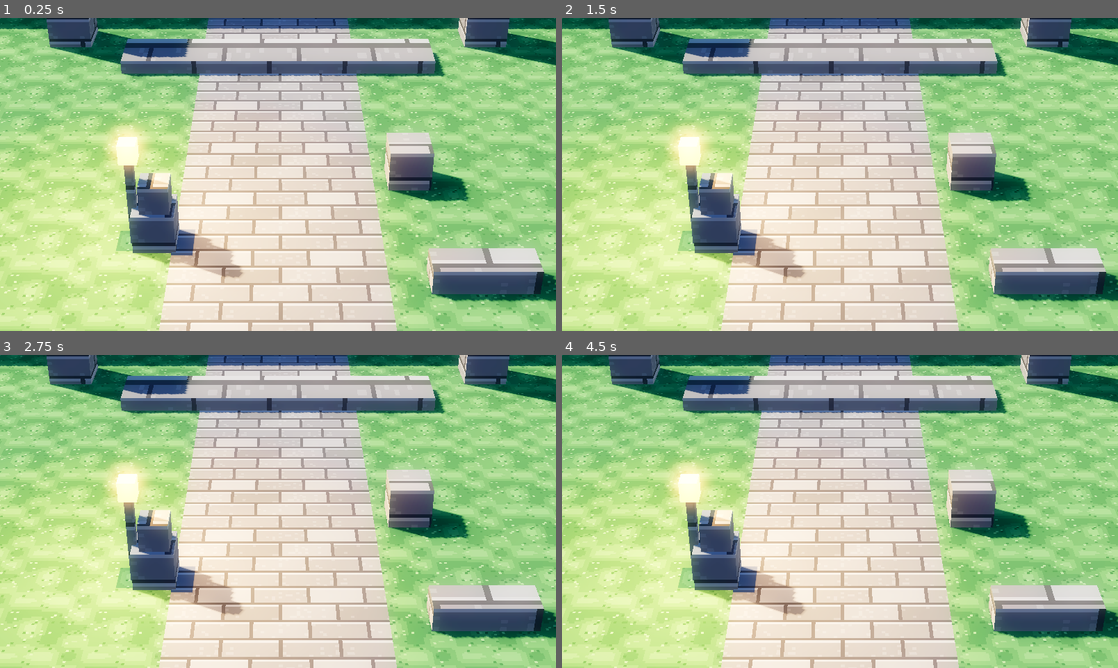
Above: before the commit, frames 1-4 (two rows, left to right).
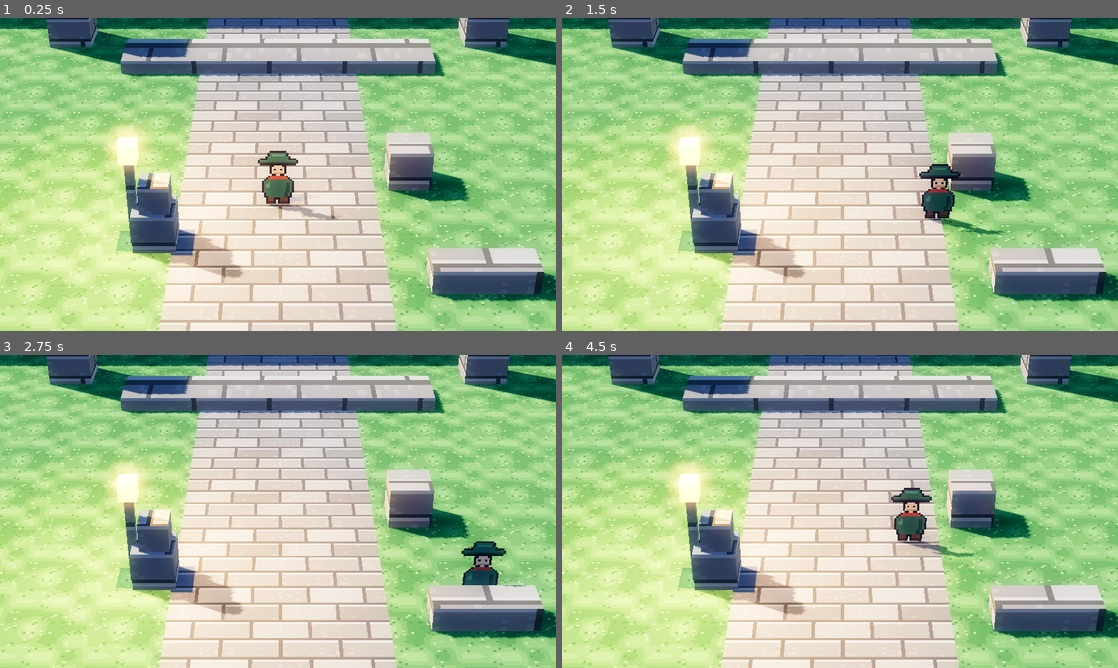
Above: after the commit, the same moments.

Repository: LeoGimre/hd2d-antfarm
Game: Godot game, scene res://scenes/diorama.tscn
Two runs of this game, one before a commit and one after it. Both use one fixed random seed, a clock stepped at 60 frames per second and the inputs below.
Inputs:
- Up to frame 1 (0.25 s): no input
- Up to frame 2 (1.5 s): tap Enter at 0.5 s; hold D (move_right) 0.53-1.28 s; hold S (move_down) from 1.28 s (still down)
- Up to frame 3 (2.75 s): release S (move_down) at 2.03 s; hold D (move_right) from 2.03 s (still down)
- Up to frame 4 (4.5 s): release D (move_right) at 2.78 s; hold W (move_up) 2.78-3.53 s; hold A (move_left) from 3.53 s (still down)

The runs differ from the first frame. In frame 1, 1.0% of the frame differs, in the area x 46-62%, y 42-65%; in frame 2, 1.1%; in frame 3, 0.7%; in frame 4, 1.4%, in the area x 59-76%, y 42-65%.

Commit message:
Rebuild diorama.tscn after asset import (fix null traveler texture)
build_diorama.gd ran once against the freshly-generated walk-cycle PNGs
before Godot had imported them, so load() returned null for every
SpriteFrames texture and the packed scene baked in "texture": null —
the traveler rendered as nothing. Importing assets first (as verify.sh
already does) and regenerating the scene fixes it; caught by actually
looking at the QC frames from the capture, which is exactly why that
step exists.

Co-Authored-By: Claude Opus 5 <noreply@anthropic.com>

Diff:
--- a/game/scenes/diorama.tscn
+++ b/game/scenes/diorama.tscn
@@ -1,22 +1,25 @@
 [gd_scene format=3]
 
-[ext_resource type="Texture2D" path="res://assets/textures/grass.png" id="1_2i8kc"]
-[ext_resource type="Texture2D" path="res://assets/textures/stone.png" id="2_8i2m1"]
-[ext_resource type="Script" path="res://scripts/player.gd" id="3_647yj"]
-
-[sub_resource type="ProceduralSkyMaterial" id="ProceduralSkyMaterial_icw5t"]
+[ext_resource type="Texture2D" path="res://assets/textures/grass.png" id="1_icw5t"]
+[ext_resource type="Texture2D" path="res://assets/textures/stone.png" id="2_xlwty"]
+[ext_resource type="Script" path="res://scripts/player.gd" id="3_xlp2f"]
+[ext_resource type="Texture2D" path="res://assets/sprites/traveler_idle.png" id="4_dvoc2"]
+[ext_resource type="Texture2D" path="res://assets/sprites/traveler_walk_a.png" id="5_l8ih0"]
+[ext_resource type="Texture2D" path="res://assets/sprites/traveler_walk_b.png" id="6_kh7na"]
+
+[sub_resource type="ProceduralSkyMaterial" id="ProceduralSkyMaterial_sr5io"]
 sky_top_color = Color(0.24, 0.36, 0.6, 1)
 sky_horizon_color = Color(0.7, 0.72, 0.78, 1)
 ground_bottom_color = Color(0.3, 0.31, 0.36, 1)
 ground_horizon_color = Color(0.62, 0.6, 0.6, 1)
 sun_angle_max = 24.0
 
-[sub_resource type="Sky" id="Sky_xlwty"]
-sky_material = SubResource("ProceduralSkyMaterial_icw5t")
-
-[sub_resource type="Environment" id="Environment_xlp2f"]
+[sub_resource type="Sky" id="Sky_6rgto"]
+sky_material = SubResource("ProceduralSkyMaterial_sr5io")
+
+[sub_resource type="Environment" id="Environment_v812j"]
 background_mode = 2
-sky = SubResource("Sky_xlwty")
+sky = SubResource("Sky_6rgto")
 ambient_light_source = 3
 ambient_light_energy = 1.3
 tonemap_mode = 3
@@ -40,153 +43,153 @@
 adjustment_contrast = 1.06
 adjustment_saturation = 1.18
 
-[sub_resource type="StandardMaterial3D" id="StandardMaterial3D_dvoc2"]
-albedo_texture = ExtResource("1_2i8kc")
+[sub_resource type="StandardMaterial3D" id="StandardMaterial3D_p6lhn"]
+albedo_texture = ExtResource("1_icw5t")
 metallic_specular = 0.05
 roughness = 0.95
 uv1_scale = Vector3(35, 35, 1)
 texture_filter = 2
 
-[sub_resource type="PlaneMesh" id="PlaneMesh_l8ih0"]
+[sub_resource type="PlaneMesh" id="PlaneMesh_yq5r4"]
 size = Vector2(70, 70)
 
-[sub_resource type="StandardMaterial3D" id="StandardMaterial3D_kh7na"]
-albedo_texture = ExtResource("2_8i2m1")
+[sub_resource type="StandardMaterial3D" id="StandardMaterial3D_0v1je"]
+albedo_texture = ExtResource("2_xlwty")
 metallic_specular = 0.05
 roughness = 0.95
 uv1_scale = Vector3(1.923077, 26.923079, 1)
 texture_filter = 2
 
-[sub_resource type="PlaneMesh" id="PlaneMesh_sr5io"]
+[sub_resource type="PlaneMesh" id="PlaneMesh_1fyqf"]
 size = Vector2(5, 70)
 
-[sub_resource type="StandardMaterial3D" id="StandardMaterial3D_6rgto"]
-albedo_texture = ExtResource("2_8i2m1")
+[sub_resource type="StandardMaterial3D" id="StandardMaterial3D_l8w3t"]
+albedo_texture = ExtResource("2_xlwty")
 metallic_specular = 0.05
 roughness = 0.95
 uv1_scale = Vector3(18.75, 1.5, 1)
 texture_filter = 2
 
-[sub_resource type="BoxMesh" id="BoxMesh_v812j"]
+[sub_resource type="BoxMesh" id="BoxMesh_47q54"]
 size = Vector3(30, 2.4, 1)
 
-[sub_resource type="StandardMaterial3D" id="StandardMaterial3D_p6lhn"]
-albedo_texture = ExtResource("2_8i2m1")
+[sub_resource type="StandardMaterial3D" id="StandardMaterial3D_nrs5m"]
+albedo_texture = ExtResource("2_xlwty")
 metallic_specular = 0.05
 roughness = 0.95
 uv1_scale = Vector3(0.875, 2.6249998, 1)
 texture_filter = 2
 
-[sub_resource type="BoxMesh" id="BoxMesh_yq5r4"]
+[sub_resource type="BoxMesh" id="BoxMesh_l16hk"]
 size = Vector3(1.4, 4.2, 1.4)
 
-[sub_resource type="StandardMaterial3D" id="StandardMaterial3D_0v1je"]
-albedo_texture = ExtResource("2_8i2m1")
+[sub_resource type="StandardMaterial3D" id="StandardMaterial3D_gh8ov"]
+albedo_texture = ExtResource("2_xlwty")
 metallic_specular = 0.05
 roughness = 0.95
 uv1_scale = Vector3(0.875, 2.6249998, 1)
 texture_filter = 2
 
-[sub_resource type="BoxMesh" id="BoxMesh_1fyqf"]
+[sub_resource type="BoxMesh" id="BoxMesh_75i1n"]
 size = Vector3(1.4, 4.2, 1.4)
 
-[sub_resource type="StandardMaterial3D" id="StandardMaterial3D_l8w3t"]
-albedo_texture = ExtResource("2_8i2m1")
+[sub_resource type="StandardMaterial3D" id="StandardMaterial3D_s4y1d"]
+albedo_texture = ExtResource("2_xlwty")
 metallic_specular = 0.05
 roughness = 0.95
 uv1_scale = Vector3(6.25, 0.275, 1)
 texture_filter = 2
 
-[sub_resource type="BoxMesh" id="BoxMesh_47q54"]
+[sub_resource type="BoxMesh" id="BoxMesh_q38q0"]
 size = Vector3(10, 0.44, 1.8)
 
-[sub_resource type="StandardMaterial3D" id="StandardMaterial3D_nrs5m"]
-albedo_texture = ExtResource("2_8i2m1")
+[sub_resource type="StandardMaterial3D" id="StandardMaterial3D_3j0n6"]
+albedo_texture = ExtResource("2_xlwty")
 metallic_specular = 0.05
 roughness = 0.95
 uv1_scale = Vector3(0.625, 0.625, 1)
 texture_filter = 2
 
-[sub_resource type="BoxMesh" id="BoxMesh_l16hk"]
-
-[sub_resource type="StandardMaterial3D" id="StandardMaterial3D_gh8ov"]
-albedo_texture = ExtResource("2_8i2m1")
+[sub_resource type="BoxMesh" id="BoxMesh_jv1w0"]
+
+[sub_resource type="StandardMaterial3D" id="StandardMaterial3D_1wmg1"]
+albedo_texture = ExtResource("2_xlwty")
 metallic_specular = 0.05
 roughness = 0.95
 uv1_scale = Vector3(0.4375, 0.4375, 1)
 texture_filter = 2
 
-[sub_resource type="BoxMesh" id="BoxMesh_75i1n"]
+[sub_resource type="BoxMesh" id="BoxMesh_t3tng"]
 size = Vector3(0.7, 0.7, 0.7)
 
-[sub_resource type="StandardMaterial3D" id="StandardMaterial3D_s4y1d"]
-albedo_texture = ExtResource("2_8i2m1")
+[sub_resource type="StandardMaterial3D" id="StandardMaterial3D_1o6vo"]
+albedo_texture = ExtResource("2_xlwty")
 metallic_specular = 0.05
 roughness = 0.95
 uv1_scale = Vector3(0.6875, 0.6875, 1)
 texture_filter = 2
 
-[sub_resource type="BoxMesh" id="BoxMesh_q38q0"]
+[sub_resource type="BoxMesh" id="BoxMesh_8acnu"]
 size = Vector3(1.1, 1.1, 1.1)
 
-[sub_resource type="StandardMaterial3D" id="StandardMaterial3D_3j0n6"]
-albedo_texture = ExtResource("2_8i2m1")
+[sub_resource type="StandardMaterial3D" id="StandardMaterial3D_u7c3e"]
+albedo_texture = ExtResource("2_xlwty")
 metallic_specular = 0.05
 roughness = 0.95
 uv1_scale = Vector3(1.5, 0.375, 1)
 texture_filter = 2
 
-[sub_resource type="BoxMesh" id="BoxMesh_jv1w0"]
+[sub_resource type="BoxMesh" id="BoxMesh_gx1pa"]
 size = Vector3(2.4, 0.6, 0.9)
 
-[sub_resource type="StandardMaterial3D" id="StandardMaterial3D_1wmg1"]
-albedo_texture = ExtResource("2_8i2m1")
+[sub_resource type="StandardMaterial3D" id="StandardMaterial3D_fmj8v"]
+albedo_texture = ExtResource("2_xlwty")
 metallic_specular = 0.05
 roughness = 0.95
 uv1_scale = Vector3(0.125, 1.4375, 1)
 texture_filter = 2
 
-[sub_resource type="BoxMesh" id="BoxMesh_t3tng"]
+[sub_resource type="BoxMesh" id="BoxMesh_jakqs"]
 size = Vector3(0.2, 2.3, 0.2)
 
-[sub_resource type="StandardMaterial3D" id="StandardMaterial3D_1o6vo"]
+[sub_resource type="StandardMaterial3D" id="StandardMaterial3D_v7r0w"]
 albedo_color = Color(1, 0.74, 0.38, 1)
 emission_enabled = true
 emission = Color(1, 0.6, 0.22, 1)
 emission_energy_multiplier = 1.8
 
-[sub_resource type="BoxMesh" id="BoxMesh_8acnu"]
+[sub_resource type="BoxMesh" id="BoxMesh_ey4f6"]
 size = Vector3(0.42, 0.5, 0.42)
 
-[sub_resource type="StandardMaterial3D" id="StandardMaterial3D_u7c3e"]
-albedo_texture = ExtResource("2_8i2m1")
+[sub_resource type="StandardMaterial3D" id="StandardMaterial3D_2mcha"]
+albedo_texture = ExtResource("2_xlwty")
 metallic_specular = 0.05
 roughness = 0.95
 uv1_scale = Vector3(1, 2.875, 1)
 texture_filter = 2
 
-[sub_resource type="BoxMesh" id="BoxMesh_gx1pa"]
+[sub_resource type="BoxMesh" id="BoxMesh_vbcw4"]
 size = Vector3(1.6, 4.6, 1.6)
 
-[sub_resource type="StandardMaterial3D" id="StandardMaterial3D_fmj8v"]
-albedo_texture = ExtResource("2_8i2m1")
+[sub_resource type="StandardMaterial3D" id="StandardMaterial3D_v64kc"]
+albedo_texture = ExtResource("2_xlwty")
 metallic_specular = 0.05
 roughness = 0.95
 uv1_scale = Vector3(1, 2.875, 1)
 texture_filter = 2
 
-[sub_resource type="BoxMesh" id="BoxMesh_jakqs"]
+[sub_resource type="BoxMesh" id="BoxMesh_wswd4"]
 size = Vector3(1.6, 4.6, 1.6)
 
-[sub_resource type="CapsuleShape3D" id="CapsuleShape3D_v7r0w"]
+[sub_resource type="CapsuleShape3D" id="CapsuleShape3D_w5tug"]
 radius = 0.35
 height = 1.6
 
-[sub_resource type="SpriteFrames" id="SpriteFrames_ey4f6"]
+[sub_resource type="SpriteFrames" id="SpriteFrames_sw4yy"]
 animations = [{
 "frames": [{
 "duration": 1.0,
-"texture": null
+"texture": ExtResource("4_dvoc2")
 }],
 "loop": 1,
 "name": &"idle",
@@ -194,23 +197,23 @@
 }, {
 "frames": [{
 "duration": 1.0,
-"texture": null
+"texture": ExtResource("5_l8ih0")
 }, {
 "duration": 1.0,
-"texture": null
+"texture": ExtResource("4_dvoc2")
 }, {
 "duration": 1.0,
-"texture": null
+"texture": ExtResource("6_kh7na")
 }, {
 "duration": 1.0,
-"texture": null
+"texture": ExtResource("4_dvoc2")
 }],
 "loop": 1,
 "name": &"walk",
 "speed": 6.0
 }]
 
-[sub_resource type="CameraAttributesPractical" id="CameraAttributesPractical_2mcha"]
+[sub_resource type="CameraAttributesPractical" id="CameraAttributesPractical_l40u0"]
 dof_blur_far_enabled = true
 dof_blur_far_distance = 27.0
 dof_blur_far_transition = 9.0
@@ -219,12 +222,12 @@
 dof_blur_near_transition = 7.0
 dof_blur_amount = 0.2
 
-[node name="Diorama" type="Node3D" unique_id=775427186]
-
-[node name="WorldEnvironment" type="WorldEnvironment" parent="." unique_id=726572168]
-environment = SubResource("Environment_xlp2f")
-
-[node name="Sun" type="DirectionalLight3D" parent="." unique_id=991917516]
+[node name="Diorama" type="Node3D" unique_id=683605622]
+
+[node name="WorldEnvironment" type="WorldEnvironment" parent="." unique_id=412307471]
+environment = SubResource("Environment_v812j")
+
+[node name="Sun" type="DirectionalLight3D" parent="." unique_id=454563267]
 transform = Transform3D(-0.46947157, 0.61334693, -0.6351393, 0, 0.7193398, 0.6946584, 0.88294756, 0.32612237, -0.33770958, 0, 0, 0)
 light_color = Color(1, 0.88, 0.7, 1)
 light_energy = 1.25
@@ -233,12 +236,12 @@
 shadow_blur = 2.6
 directional_shadow_max_distance = 70.0
 
-[node name="SkyFill" type="DirectionalLight3D" parent="." unique_id=1709714144]
+[node name="SkyFill" type="DirectionalLight3D" parent="." unique_id=18448208]
 transform = Transform3D(0.4694716, -0.41451877, 0.7795964, 0, 0.88294756, 0.46947157, -0.88294756, -0.22040357, 0.4145188, 0, 0, 0)
 light_color = Color(0.68, 0.77, 0.94, 1)
 light_energy = 0.3
 
-[node name="LanternLight" type="OmniLight3D" parent="." unique_id=1211115950]
+[node name="LanternLight" type="OmniLight3D" parent="." unique_id=1845331112]
 transform = Transform3D(1, 0, 0, 0, 1, 0, 0, 0, 1, -3.4, 2.45, 1.6)
 light_color = Color(1, 0.7, 0.34, 1)
 light_energy = 4.0
@@ -246,85 +249,85 @@
 omni_range = 9.0
 omni_attenuation = 1.5
 
-[node name="Ground" type="MeshInstance3D" parent="." unique_id=1035308852]
-material_override = SubResource("StandardMaterial3D_dvoc2")
-mesh = SubResource("PlaneMesh_l8ih0")
-
-[node name="StonePath" type="MeshInstance3D" parent="." unique_id=2135165044]
+[node name="Ground" type="MeshInstance3D" parent="." unique_id=633664928]
+material_override = SubResource("StandardMaterial3D_p6lhn")
+mesh = SubResource("PlaneMesh_yq5r4")
+
+[node name="StonePath" type="MeshInstance3D" parent="." unique_id=2025840753]
 transform = Transform3D(1, 0, 0, 0, 1, 0, 0, 0, 1, 0, 0.012, 0)
-material_override = SubResource("StandardMaterial3D_kh7na")
-mesh = SubResource("PlaneMesh_sr5io")
-
-[node name="SetDressing" type="Node3D" parent="." unique_id=1497403030]
-
-[node name="WallBack" type="MeshInstance3D" parent="SetDressing" unique_id=1818308845]
+material_override = SubResource("StandardMaterial3D_0v1je")
+mesh = SubResource("PlaneMesh_1fyqf")
+
+[node name="SetDressing" type="Node3D" parent="." unique_id=1545913095]
+
+[node name="WallBack" type="MeshInstance3D" parent="SetDressing" unique_id=423656651]
 transform = Transform3D(1, 0, 0, 0, 1, 0, 0, 0, 1, 0, 1.2, -13)
-material_override = SubResource("StandardMaterial3D_6rgto")
-mesh = SubResource("BoxMesh_v812j")
-
-[node name="PillarBackL" type="MeshInstance3D" parent="SetDressing" unique_id=914287645]
-transform = Transform3D(1, 0, 0, 0, 1, 0, 0, 0, 1, -7, 2.1, -10.5)
-material_override = SubResource("StandardMaterial3D_p6lhn")
-mesh = SubResource("BoxMesh_yq5r4")
-
-[node name="PillarBackR" type="MeshInstance3D" parent="SetDressing" unique_id=1696991800]
-transform = Transform3D(1, 0, 0, 0, 1, 0, 0, 0, 1, 7, 2.1, -10.5)
-material_override = SubResource("StandardMaterial3D_0v1je")
-mesh = SubResource("BoxMesh_1fyqf")
-
-[node name="StepsBack" type="MeshInstance3D" parent="SetDressing" unique_id=324492702]
-transform = Transform3D(1, 0, 0, 0, 1, 0, 0, 0, 1, 0, 0.22, -8.6)
 material_override = SubResource("StandardMaterial3D_l8w3t")
 mesh = SubResource("BoxMesh_47q54")
 
-[node name="CrateA" type="MeshInstance3D" parent="SetDressing" unique_id=693637385]
-transform = Transform3D(1, 0, 0, 0, 1, 0, 0, 0, 1, -2.9, 0.5, 1.6)
+[node name="PillarBackL" type="MeshInstance3D" parent="SetDressing" unique_id=80075924]
+transform = Transform3D(1, 0, 0, 0, 1, 0, 0, 0, 1, -7, 2.1, -10.5)
 material_override = SubResource("StandardMaterial3D_nrs5m")
 mesh = SubResource("BoxMesh_l16hk")
 
-[node name="CrateB" type="MeshInstance3D" parent="SetDressing" unique_id=1933651628]
-transform = Transform3D(1, 0, 0, 0, 1, 0, 0, 0, 1, -2.85, 1.35, 1.65)
+[node name="PillarBackR" type="MeshInstance3D" parent="SetDressing" unique_id=1992042909]
+transform = Transform3D(1, 0, 0, 0, 1, 0, 0, 0, 1, 7, 2.1, -10.5)
 material_override = SubResource("StandardMaterial3D_gh8ov")
 mesh = SubResource("BoxMesh_75i1n")
 
-[node name="CrateC" type="MeshInstance3D" parent="SetDressing" unique_id=781118048]
-transform = Transform3D(1, 0, 0, 0, 1, 0, 0, 0, 1, 3.4, 0.55, -1.2)
+[node name="StepsBack" type="MeshInstance3D" parent="SetDressing" unique_id=1702958593]
+transform = Transform3D(1, 0, 0, 0, 1, 0, 0, 0, 1, 0, 0.22, -8.6)
 material_override = SubResource("StandardMaterial3D_s4y1d")
 mesh = SubResource("BoxMesh_q38q0")
 
-[node name="BenchR" type="MeshInstance3D" parent="SetDressing" unique_id=1726915174]
-transform = Transform3D(1, 0, 0, 0, 1, 0, 0, 0, 1, 4.6, 0.3, 3.2)
+[node name="CrateA" type="MeshInstance3D" parent="SetDressing" unique_id=1156453471]
+transform = Transform3D(1, 0, 0, 0, 1, 0, 0, 0, 1, -2.9, 0.5, 1.6)
 material_override = SubResource("StandardMaterial3D_3j0n6")
 mesh = SubResource("BoxMesh_jv1w0")
 
-[node name="LanternPost" type="MeshInstance3D" parent="SetDressing" unique_id=535081210]
-transform = Transform3D(1, 0, 0, 0, 1, 0, 0, 0, 1, -3.4, 1.15, 1.6)
+[node name="CrateB" type="MeshInstance3D" parent="SetDressing" unique_id=1841888250]
+transform = Transform3D(1, 0, 0, 0, 1, 0, 0, 0, 1, -2.85, 1.35, 1.65)
 material_override = SubResource("StandardMaterial3D_1wmg1")
 mesh = SubResource("BoxMesh_t3tng")
 
-[node name="LanternHead" type="MeshInstance3D" parent="SetDressing" unique_id=1152148524]
-transform = Transform3D(1, 0, 0, 0, 1, 0, 0, 0, 1, -3.4, 2.45, 1.6)
+[node name="CrateC" type="MeshInstance3D" parent="SetDressing" unique_id=171150976]
+transform = Transform3D(1, 0, 0, 0, 1, 0, 0, 0, 1, 3.4, 0.55, -1.2)
 material_override = SubResource("StandardMaterial3D_1o6vo")
 mesh = SubResource("BoxMesh_8acnu")
 
-[node name="FgPillarL" type="MeshInstance3D" parent="SetDressing" unique_id=1530742823]
-transform = Transform3D(1, 0, 0, 0, 1, 0, 0, 0, 1, -8, 2.3, 8.6)
+[node name="BenchR" type="MeshInstance3D" parent="SetDressing" unique_id=649129414]
+transform = Transform3D(1, 0, 0, 0, 1, 0, 0, 0, 1, 4.6, 0.3, 3.2)
 material_override = SubResource("StandardMaterial3D_u7c3e")
 mesh = SubResource("BoxMesh_gx1pa")
 
-[node name="FgPillarR" type="MeshInstance3D" parent="SetDressing" unique_id=1857943218]
-transform = Transform3D(1, 0, 0, 0, 1, 0, 0, 0, 1, 8, 2.3, 8.6)
+[node name="LanternPost" type="MeshInstance3D" parent="SetDressing" unique_id=355718394]
+transform = Transform3D(1, 0, 0, 0, 1, 0, 0, 0, 1, -3.4, 1.15, 1.6)
 material_override = SubResource("StandardMaterial3D_fmj8v")
 mesh = SubResource("BoxMesh_jakqs")
 
-[node name="Traveler" type="CharacterBody3D" parent="." unique_id=1860777636]
-script = ExtResource("3_647yj")
-
-[node name="@CollisionShape3D@2" type="CollisionShape3D" parent="Traveler" unique_id=1384477119]
+[node name="LanternHead" type="MeshInstance3D" parent="SetDressing" unique_id=1457753183]
+transform = Transform3D(1, 0, 0, 0, 1, 0, 0, 0, 1, -3.4, 2.45, 1.6)
+material_override = SubResource("StandardMaterial3D_v7r0w")
+mesh = SubResource("BoxMesh_ey4f6")
+
+[node name="FgPillarL" type="MeshInstance3D" parent="SetDressing" unique_id=1154114065]
+transform = Transform3D(1, 0, 0, 0, 1, 0, 0, 0, 1, -8, 2.3, 8.6)
+material_override = SubResource("StandardMaterial3D_2mcha")
+mesh = SubResource("BoxMesh_vbcw4")
+
+[node name="FgPillarR" type="MeshInstance3D" parent="SetDressing" unique_id=568975059]
+transform = Transform3D(1, 0, 0, 0, 1, 0, 0, 0, 1, 8, 2.3, 8.6)
+material_override = SubResource("StandardMaterial3D_v64kc")
+mesh = SubResource("BoxMesh_wswd4")
+
+[node name="Traveler" type="CharacterBody3D" parent="." unique_id=971822737]
+script = ExtResource("3_xlp2f")
+
+[node name="@CollisionShape3D@2" type="CollisionShape3D" parent="Traveler" unique_id=967318806]
 transform = Transform3D(1, 0, 0, 0, 1, 0, 0, 0, 1, 0, 0.8, 0)
-shape = SubResource("CapsuleShape3D_v7r0w")
-
-[node name="Sprite" type="AnimatedSprite3D" parent="Traveler" unique_id=1699795891]
+shape = SubResource("CapsuleShape3D_w5tug")
+
+[node name="Sprite" type="AnimatedSprite3D" parent="Traveler" unique_id=756214051]
 transform = Transform3D(1, 0, 0, 0, 1, 0, 0, 0, 1, 0, 0.8, 0)
 cast_shadow = 2
 pixel_size = 0.05
@@ -332,12 +335,12 @@
 shaded = true
 alpha_cut = 1
 texture_filter = 0
-sprite_frames = SubResource("SpriteFrames_ey4f6")
+sprite_frames = SubResource("SpriteFrames_sw4yy")
 animation = &"idle"
 
-[node name="DioramaCamera" type="Camera3D" parent="." unique_id=1538782152]
+[node name="DioramaCamera" type="Camera3D" parent="." unique_id=1781046262]
 transform = Transform3D(1, 0, 0, 0, 0.8571673, 0.5150381, 0, -0.5150381, 0.8571673, 0, 13.5, 21)
-attributes = SubResource("CameraAttributesPractical_2mcha")
+attributes = SubResource("CameraAttributesPractical_l40u0")
 current = true
 fov = 18.0
 far = 200.0
